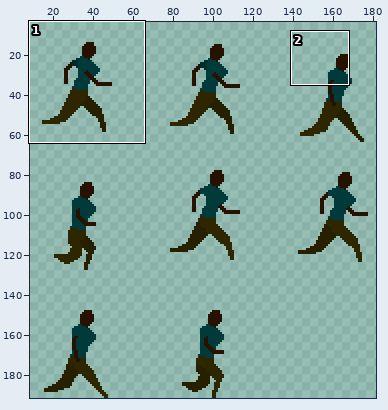
Sprite sheet -- gdx-game-android/assets/hero-running-spritesheet.png. The picture above shows the old version from afar; the outline marks the close-up.
Close-up. The starting point:
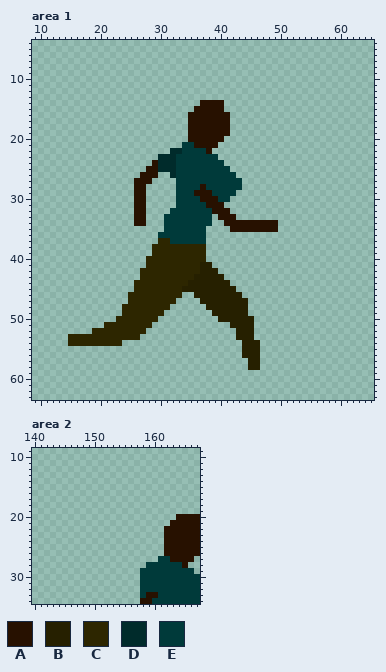
The file is 192x192 pixels. Colours within 5 levels of each other are drawn and written as one. Shown: area 1: x 9..65, y 4..63; area 2: x 140..167, y 9..34. The wide view leaves out empty margins. The commit also changed other parts of the picture, which this record leaves out.
Palette (. is transparent): A #271100  B #262000  C #2d2600  D #002b2b  E #003a3a
Pixels before, area 1 (only the part around the change), first column x 9:
 8 .........................................................
 9 .........................................................
10 .........................................................
11 .........................................................
12 .........................................................
13 .........................................................
14 ............................AAAA.........................
15 ...........................AAAAA.........................
16 ..........................AAAAAAA........................
17 ..........................AAAAAAA........................
18 ..........................AAAAAAA........................
19 ..........................AAAAAAA........................
20 ..........................AAAAAA.........................
21 .........................EEAAAA..........................
22 .......................DDEEEEA...........................
23 .....................DDDEEEEEEE..........................
24 ....................ADDDEEEEEEEE.........................
25 ...................AADDDEEEEEEEEE........................
26 ..................AAA..DEEEEEEEEEE.......................
27 .................AAA....EEEEEEEEEEE......................
28 .................AA.....EEEEAEEEEEE......................
29 .................AA.....EEEAAAEEEE.......................
30 .................AA.....EEEEAAAEE........................
31 .................AA.....EEEEEAAA.........................
32 .................AA....EEEEEEEAAA........................
33 .................AA...EEEEEEEE.AAA.......................
34 .................AA...EEEEEEEE..AAAAAAAAA................
35 ......................EEEEEEE....AAAAAAAA................
36 .....................EEEEEEEE............................
37 .....................CCEEEEEE............................
38 ....................CCCCCCCCC............................
39 ....................CCCCCCCCC............................
40 ...................CCCCCCCCCC............................
41 ...................CCCCCCCCCBB...........................
42 ..................CCCCCCCCCCBBB..........................
43 ..................CCCCCCCCCBBBBB.........................
44 .................CCCCCCCCCBBBBBBB........................
45 .................CCCCCCCCBBBBBBBBB.......................
46 ................CCCCCCCCC..BBBBBBBB......................
47 ................CCCCCCCC....BBBBBBBB.....................
48 ...............CCCCCCCC......BBBBBBB.....................
49 ...............CCCCCCC........BBBBBB.....................
50 ..............CCCCCCC..........BBBBBB....................
51 ............CCCCCCCC.............BBBB....................
52 ..........CCCCCCCCC...............BBB....................
53 ......CCCCCCCCCCCC................BBB....................
54 ......CCCCCCCCC....................BBB...................
55 ...................................BBB...................
56 ...................................BBB...................
57 ....................................BB...................
58 ....................................BB...................
59 .........................................................
60 .........................................................
61 .........................................................
62 .........................................................
63 .........................................................
Pixels before, area 2, first column x 158:
20 ......AAAA
21 .....AAAAA
22 ....AAAAAA
23 ....AAAAAA
24 ....AAAAAA
25 ....AAAAAA
26 ....AAAAAA
27 ...EEAAAA.
28 .EEEEEEA..
29 EEEEEEEEE.
30 EEEEEEEEEE
31 EEEEEEEEEE
32 EEEEEEEEEE
33 EAAEEEEEEE
34 AAEEEEEEEE
Now the later version:
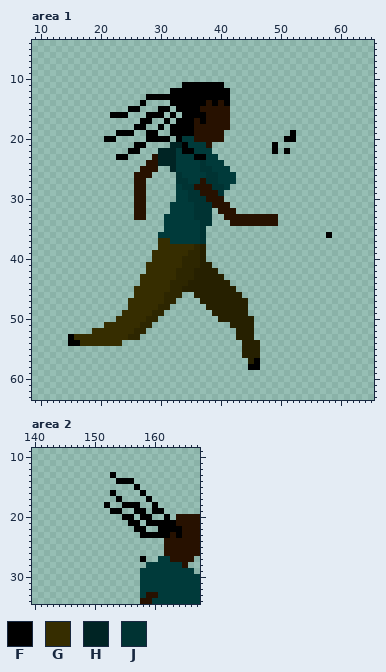
Colours new in this view: F #000000  G #362d00  H #002424  J #003333
Changes in this commit:
Changed rows in their new state; - is an unchanged pixel.
Area 1:
first column x 15:
11 -------------------FFFFFFF------------------
12 -----------------FFFFFFFFFF-----------------
13 -------------FFFFFFFFFFFFFF-----------------
14 ------------F----FFFFFF-F-F-----------------
15 ----------FF---FF-FFFF----A-----------------
16 -------FFF---FFF-F-FFFF---------------------
17 ------------FF--F-FFF-F---------------------
18 -----------FF--F-FFFF-----------------------
19 --------FFF--FF--FFFF-----.----------F------
20 ------FF-----FFFF-FEE---------------FF------
21 -----------FF----HHF-EE-.---------F---------
22 ----------FF---HHHEFF--E----------F-F-------
23 --------FF----AHHH---FF---------------------
24 -------------A-HHH----J---------------------
25 ------------A--..H----JJ--------------------
26 -----------A--.--.J----JJ-------------------
27 -------------.----JJ--AJJ---.---------------
28 -------------------JJA-AJJ-..---------------
29 --------------------JJ--AJ..----------------
30 --------------------JJJ--A.-----------------
31 -----------------E---JJJ--A-----------------
32 ---------------------JJJ.--A----------------
33 ---------------------JJJ-.--AAAAAAA---------
34 -----------..---------JJ--.-----------------
35 ----------------------J----........---------
36 ----------------------J--------------------F
37 ---------------GG-----J---------------------
38 --------------.GGGGGG-B---------------------
39 --------------GGGGGG--B---------------------
40 -------------.GGGGG---B---------------------
41 -------------GGGGGG-------------------------
42 ------------.GGGGG---B----------------------
43 ------------GGGGGG--------------------------
44 -----------.GGGGG---------------------------
45 -----------GGGGGG---------------------------
46 ----------.GGGGG----------------------------
47 ----------GGGGGG----------------------------
48 ---------.GGGGG-----------------------------
49 ---------GGGGG------------------------------
50 --------GGGGG-------------------------------
51 ------GGGGGG--------------------------------
52 ----GGGGGGG---------------------------------
53 FGGGGGGGGG----------------------------------
54 FFGGGGGGG-----------------------------------
57 -------------------------------F------------
58 ------------------------------FF------------
Area 2:
first column x 152:
13 -F-----------
14 --FFF--------
15 -----F-------
16 -F----F------
17 --F----F-----
18 F--FFF--F----
19 -FF--FF-FF---
20 ---FF-FF--F--
21 ----FF-FFFFF-
22 -----FF--FFFF
23 ------FFFFF-F
first column x 158:
27 F
